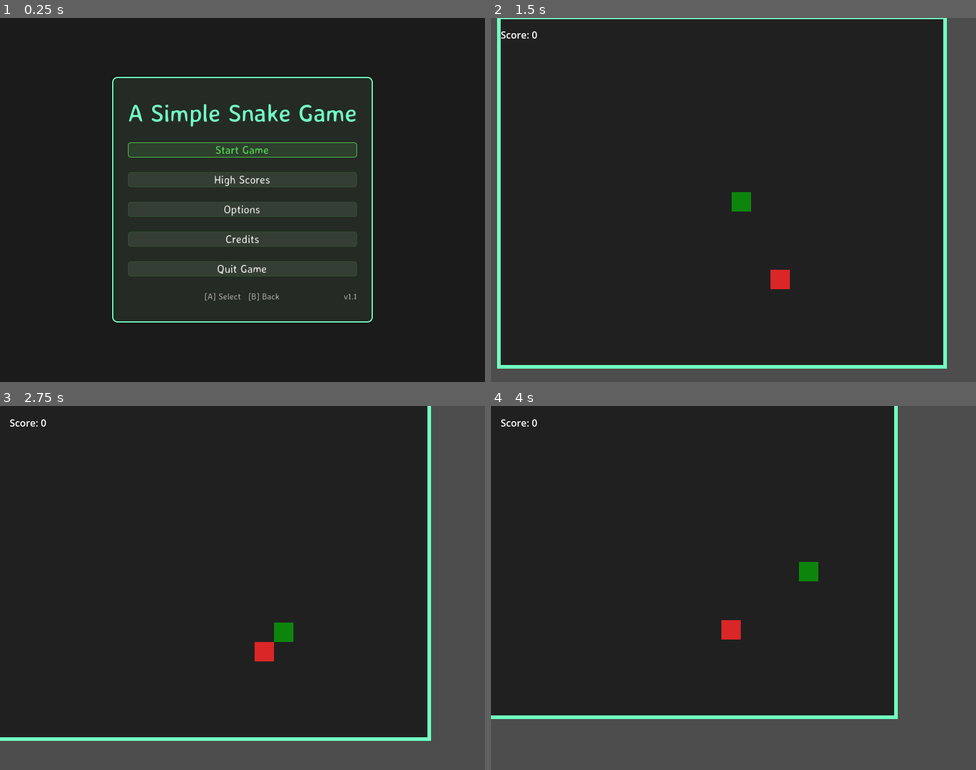
Above: before the commit, frames 1-4 (two rows, left to right).
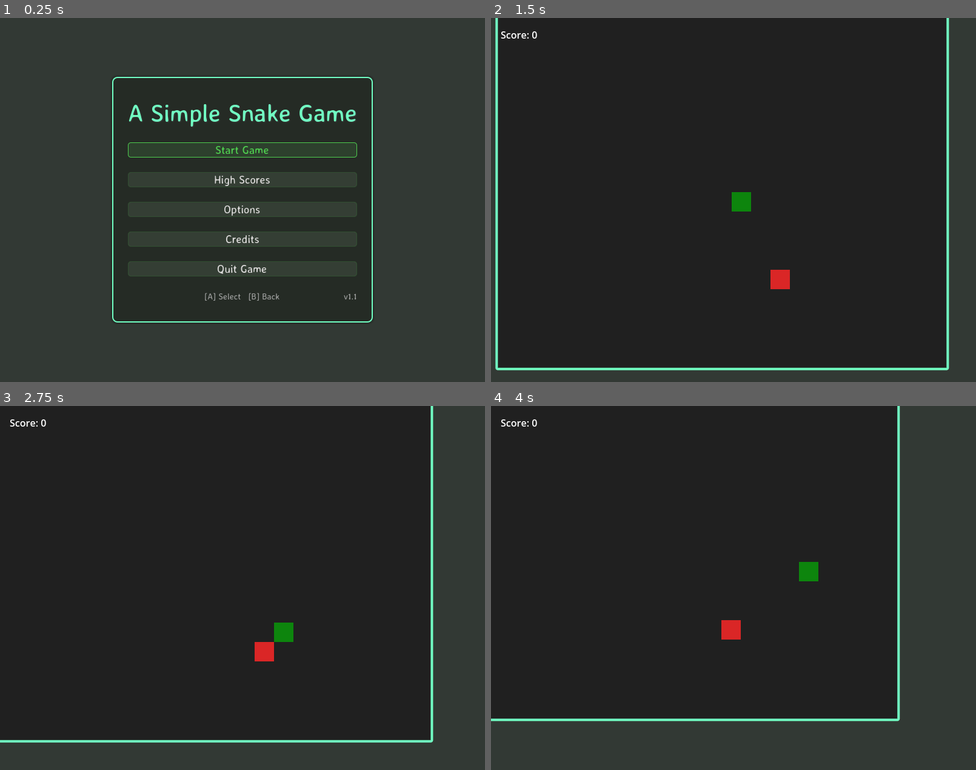
Above: after the commit, the same moments.

Repository: bluehexagons/snake2d
Game: Godot game, scene res://scenes/main/main.tscn
Same seed, same stepped clock (60 frames per second), same inputs: the game is played once before the commit and once after it.
Inputs (mouse positions are in pixels of both pictures, inside the frame that each line leads up to):
- Up to frame 1 (0.25 s): no input
- Up to frame 2 (1.5 s): click "Start Game" at 0.5 s; tap Enter at 1.25 s; move the mouse to (840, 181) at 1.27 s; hold Right (right) from 1.28 s (still down); click (840, 181) at 1.42 s
- Up to frame 3 (2.75 s): move the mouse to (145, 606) at 2.02 s; release Right (right) at 2.03 s; hold Down (down) from 2.03 s (still down)
- Up to frame 4 (4 s): move the mouse to (782, 507) at 2.77 s; release Down (down) at 2.78 s; hold Right (right) 2.78-3.53 s; move the mouse to (709, 660) at 3.52 s; hold Up (ui_up) from 3.53 s (still down); click (709, 660) at 3.67 s

The runs differ from the first frame. In frame 1, 63% of the frame differs, in the area x 0-100%, y 0-100%; in frame 2, 13%; in frame 3, 20%; in frame 4, 29%.

Commit message:
Change to a panel with a styleboxflat for the background, change clear color

Diff:
--- a/project.godot
+++ b/project.godot
@@ -124,5 +124,6 @@
 anti_aliasing/quality/msaa_2d=1
 textures/decals/filter=2
 textures/light_projectors/filter=2
+environment/defaults/default_clear_color=Color(0.197458, 0.224211, 0.204302, 1)
 "#Disabletexturefilteringglobally[gui]common/snap_controls_to_pixels"=false
 "#Disabletexturefilteringforcrisppixels[gui]common/snap_controls_to_pixels"=false
--- a/scenes/main/main.gd
+++ b/scenes/main/main.gd
@@ -112,7 +112,7 @@
 	game_manager.game_over.connect(_on_game_over)
 
 	get_tree().paused = true
-	$UIBackground.visible = true
+	$UILayer/Background.visible = false
 	$UILayer/MainMenu.visible = true
 	$UILayer/OptionsMenu.visible = false
 	$UILayer/ScoreLabel.visible = false
@@ -144,7 +144,7 @@
 	ui_state_manager.change_state(ui_state_manager.UIState.GAMEPLAY)
 
 	get_tree().paused = false
-	$UIBackground.visible = false
+	$UILayer/Background.visible = false
 	$UILayer/MainMenu.visible = false
 	$UILayer/OptionsMenu.visible = false
 	$UILayer/ScoreLabel.visible = true
@@ -290,19 +290,11 @@
 	var window_size := DisplayServer.window_get_size()
 	var play_area := $GameLayer/GameViewport/GameWorld/PlayArea
 	var background := play_area.get_node("Background")
-	var border := play_area.get_node("Border")
 
 	var game_size := Vector2(GAME_WIDTH, GAME_HEIGHT)
 	game_world.position = (Vector2(window_size) - game_size) / 2.0
 
 	background.size = game_size
-	border.points = [
-		Vector2.ZERO,
-		Vector2(GAME_WIDTH, 0),
-		Vector2(GAME_WIDTH, GAME_HEIGHT),
-		Vector2(0, GAME_HEIGHT),
-		Vector2.ZERO
-	]
 
 func _set_paused(paused_state: bool) -> void:
 	if paused_state == paused:
--- a/scenes/main/main.tscn
+++ b/scenes/main/main.tscn
@@ -10,6 +10,22 @@
 [ext_resource type="PackedScene" uid="uid://bj6w0rdbd1g4b" path="res://scenes/ui/credits_screen.tscn" id="7_creditsscreen"]
 [ext_resource type="Script" uid="uid://dk17ktytlbvya" path="res://scenes/ui/ui_state_manager.gd" id="9_b1x3f"]
 [ext_resource type="Theme" uid="uid://c3mk77g6ame25" path="res://themes/snake_ui_theme.tres" id="10_theme"]
+
+[sub_resource type="StyleBoxFlat" id="StyleBoxFlat_a8run"]
+bg_color = Color(0.12549, 0.12549, 0.12549, 1)
+border_width_left = 4
+border_width_top = 4
+border_width_right = 4
+border_width_bottom = 4
+border_color = Color(0.443137, 1, 0.764706, 1)
+corner_radius_top_left = 3
+corner_radius_top_right = 3
+corner_radius_bottom_right = 3
+corner_radius_bottom_left = 3
+expand_margin_left = 6.0
+expand_margin_top = 6.0
+expand_margin_right = 6.0
+expand_margin_bottom = 6.0
 
 [node name="Main" type="Control"]
 layout_mode = 3
@@ -47,26 +63,23 @@
 unique_name_in_owner = true
 y_sort_enabled = true
 
-[node name="Background" type="ColorRect" parent="GameLayer/GameViewport/GameWorld/PlayArea"]
+[node name="Background" type="Panel" parent="GameLayer/GameViewport/GameWorld/PlayArea"]
 unique_name_in_owner = true
 offset_right = 768.0
 offset_bottom = 576.0
-color = Color(0.12549, 0.12549, 0.12549, 1)
-
-[node name="Border" type="Line2D" parent="GameLayer/GameViewport/GameWorld/PlayArea"]
-unique_name_in_owner = true
-points = PackedVector2Array(0, 0, 768, 0, 768, 576, 0, 576, 0, 0)
-width = 6.0
-default_color = Color(0.443137, 1, 0.764706, 1)
+size_flags_horizontal = 4
+theme_override_styles/panel = SubResource("StyleBoxFlat_a8run")
 
 [node name="Camera2D" type="Camera2D" parent="GameLayer/GameViewport/GameWorld"]
 unique_name_in_owner = true
 position = Vector2(384, 288)
 script = ExtResource("3_yyfjg")
 
-[node name="UIBackground" type="CanvasLayer" parent="."]
+[node name="UILayer" type="CanvasLayer" parent="."]
+layer = 2
 
-[node name="Background" type="ColorRect" parent="UIBackground"]
+[node name="Background" type="ColorRect" parent="UILayer"]
+visible = false
 anchors_preset = 15
 anchor_right = 1.0
 anchor_bottom = 1.0
@@ -74,9 +87,6 @@
 grow_vertical = 2
 mouse_filter = 2
 color = Color(0.0768358, 0.0768358, 0.0768358, 0.862745)
-
-[node name="UILayer" type="CanvasLayer" parent="."]
-layer = 2
 
 [node name="MainMenu" parent="UILayer" instance=ExtResource("3_mainmenu")]
 
Not shown: 1 places in scenes/main/main.tscn that only renumber resources
